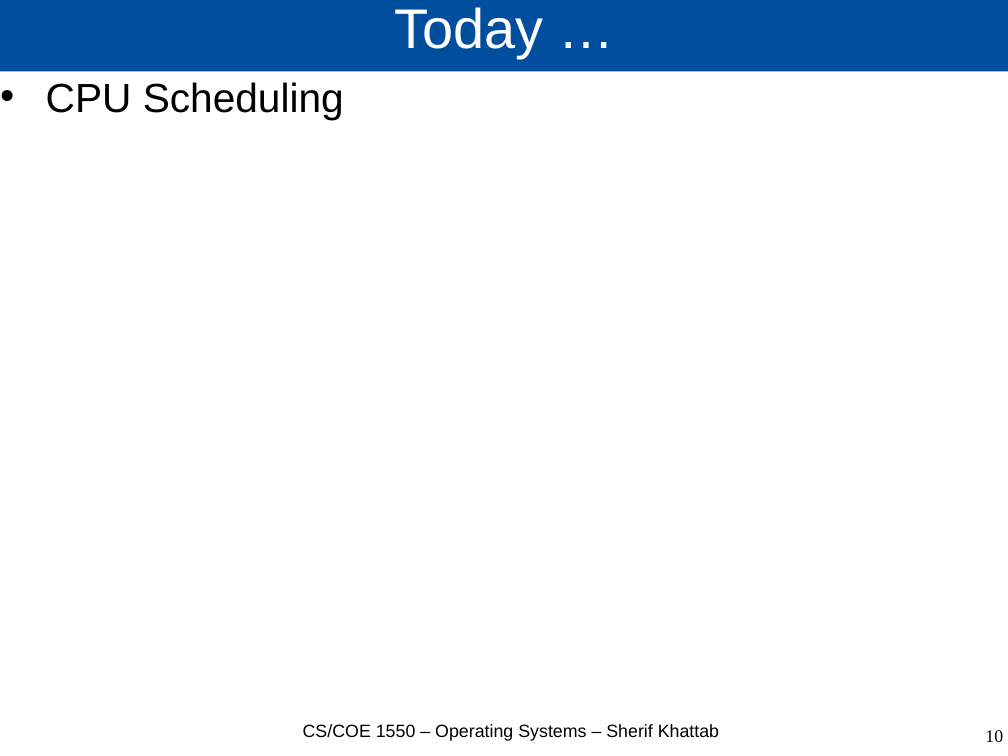
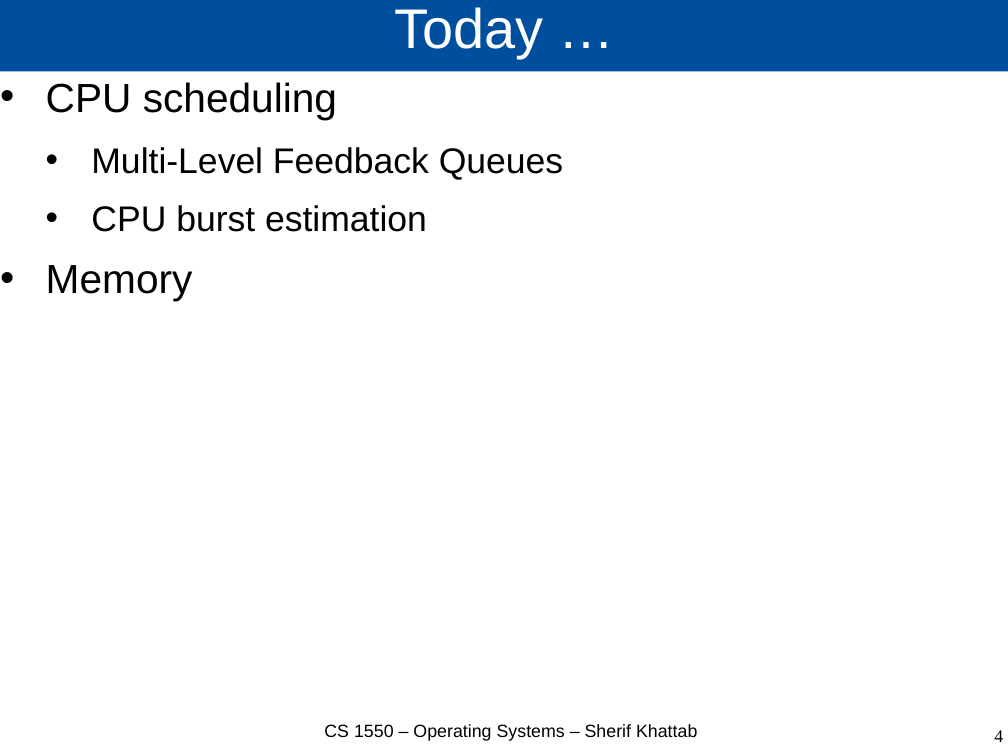
Before and after one commit to cs1550-2244/cs1550-code-handouts, a slide deck: slide 4 of DraftSlides/Lecture15.pptx (slide 10 before the commit). Drawn at 1008x756 pixels with LibreOffice and Linux fonts; fonts in the diff are those of the drawing. Boxes give left, top, right and bottom in pixels: in the first picture for what was removed or moved away, otherwise in the second. Text is boxed around its words. In the diff, an @@ line names an element or a change of style, - is before the commit and + after.

```diff
--- a/DraftSlides/Lecture15.pptx
+++ b/DraftSlides/Lecture15.pptx
@@ text at [46,82,563,300]: text changed; size 32 to 28 pt @@
-• CPU Scheduling
+• CPU scheduling
+  • Multi-Level Feedback Queues
+  • CPU burst estimation
+• Memory
@@ text at [324,724,697,741]: text changed @@
-CS/COE 1550 – Operating Systems – Sherif Khattab
+CS 1550 – Operating Systems – Sherif Khattab
@@ page number at [994,730,1003,742]: text changed @@
-10
+4
```
Also in this commit, not shown: 7 other slides changed, 38 slides added, 1 slide removed, 2 other files.
